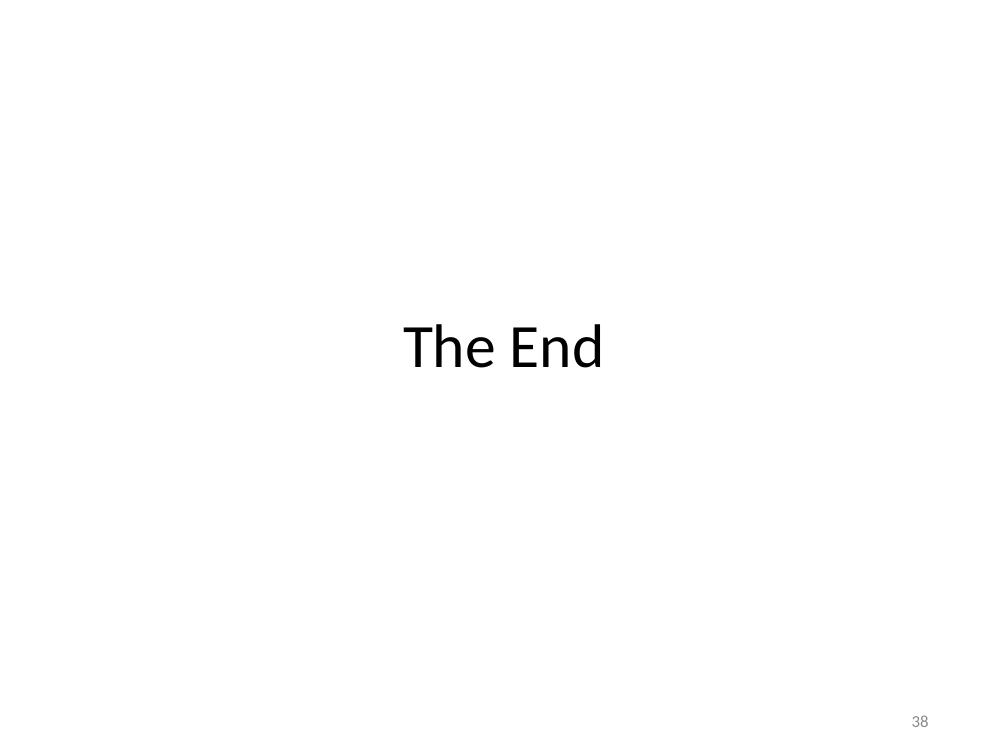
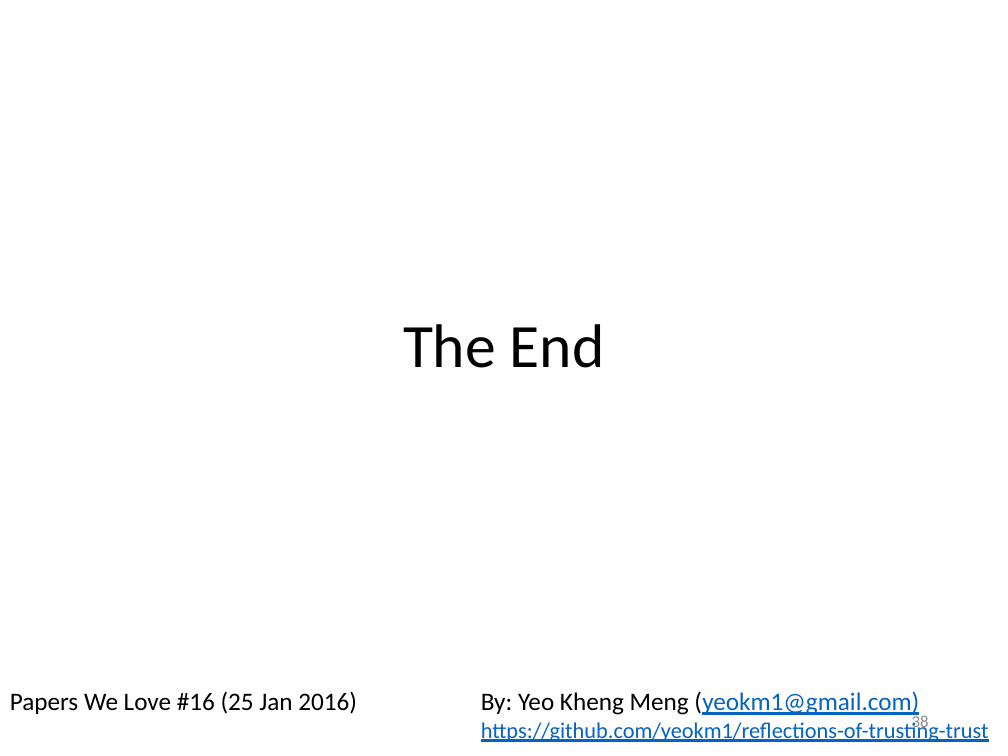
Before and after one commit to yeokm1/reflections-on-trusting-trust, a slide deck: slide 38 of reflections-of-reflecting-trust-slides.pptx. Drawn at 1008x756 pixels with LibreOffice and Linux fonts; fonts in the diff are those of the drawing. Boxes give left, top, right and bottom in pixels: in the first picture for what was removed or moved away, otherwise in the second. Text is boxed around its words. In the diff, an @@ line names an element or a change of style, - is before the commit and + after.

```diff
--- a/reflections-of-reflecting-trust-slides.pptx
+++ b/reflections-of-reflecting-trust-slides.pptx
@@ text added at (10,691,357,714), 18 pt, text #000000 @@
+Papers We Love #16 (25 Jan 2016)
@@ text added at (481,691,989,742), 16 pt, text #0563C1, underline @@
+By: Yeo Kheng Meng (yeokm1@gmail.com)
+https://github.com/yeokm1/reflections-of-trusting-trust
```
Also in this commit, not shown: 4 other slides changed.
